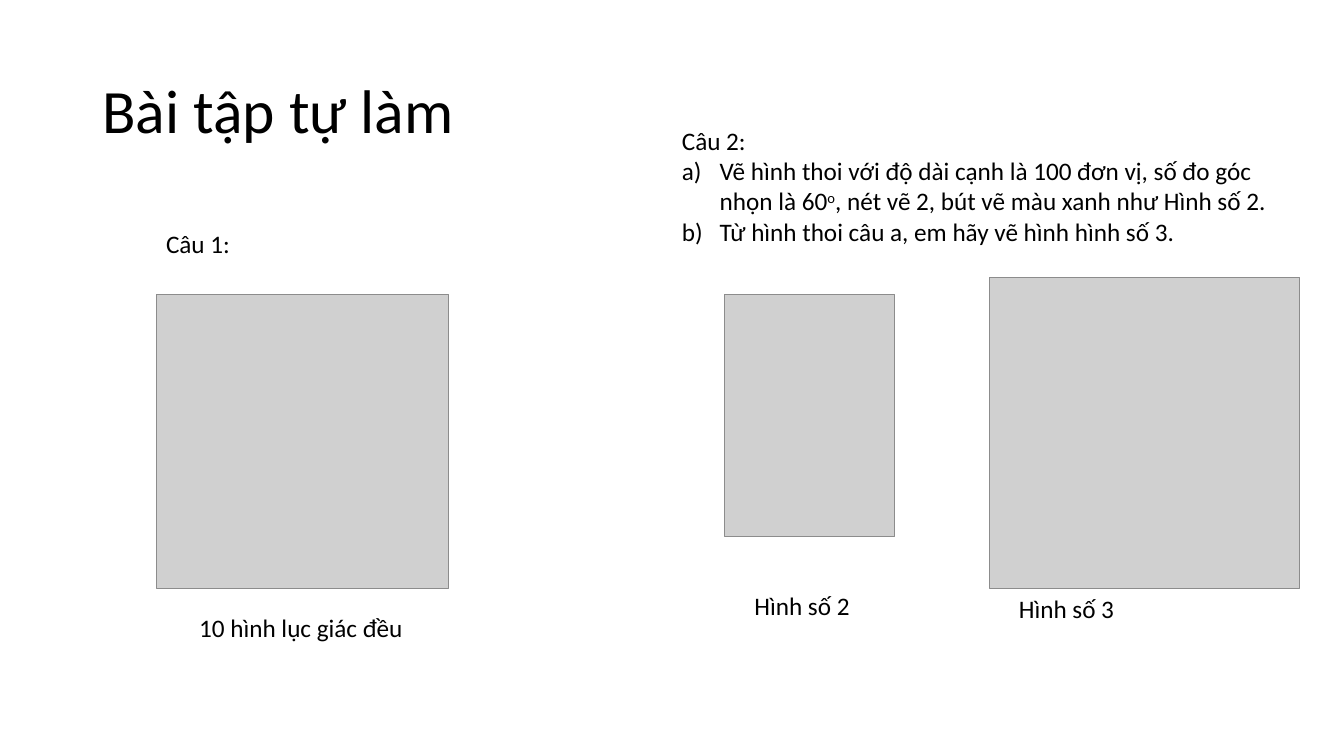
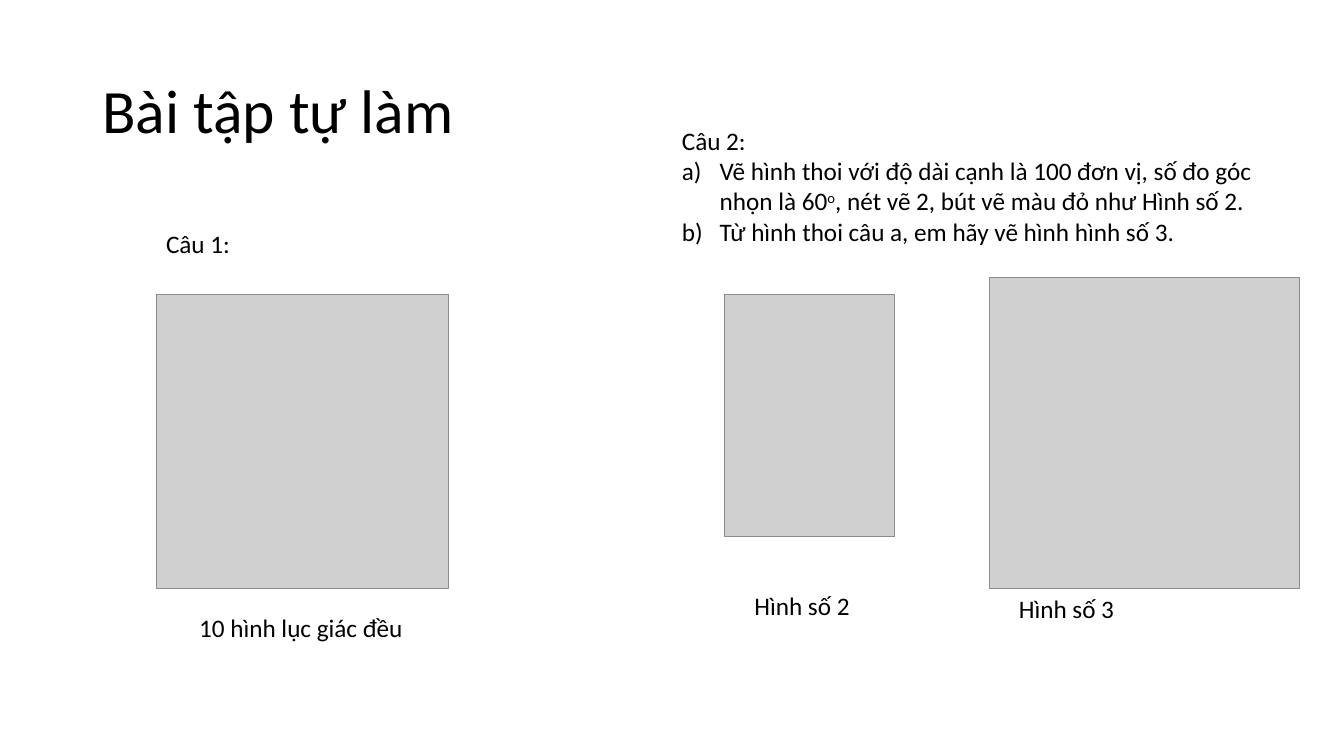
Before and after one commit to hvtuan1997/ve-hinh-trong-scratch, a slide deck: slide 8 of Bài 4 - Vẽ hình lặp quanh tâm/Bài 4.pptx (slide 9 before the commit). Drawn at 1344x756 pixels with LibreOffice and Linux fonts; fonts in the diff are those of the drawing; grey boxes stand for pictures. Boxes give left, top, right and bottom in pixels: in the first picture for what was removed or moved away, otherwise in the second. Text is boxed around its words. In the diff, an @@ line names an element or a change of style, - is before the commit and + after.

Commit message:
Bài 4: Hình lặp quanh tâm

```diff
--- a/Bài 4 - Vẽ hình lặp quanh tâm/Bài 4.pptx
+++ b/Bài 4 - Vẽ hình lặp quanh tâm/Bài 4.pptx
@@ text at (x1=720, y1=161, x2=1251, y2=215): text changed @@
-a) Vẽ hình thoi với độ dài cạnh là 100 đơn vị, số đo góc nhọn là 60o, nét vẽ 2, bút vẽ màu xanh như Hình số 2.
+a) Vẽ hình thoi với độ dài cạnh là 100 đơn vị, số đo góc nhọn là 60o, nét vẽ 2, bút vẽ màu đỏ như Hình số 2.
```
Also in this commit, not shown: 1 slide removed, 3 other files.
